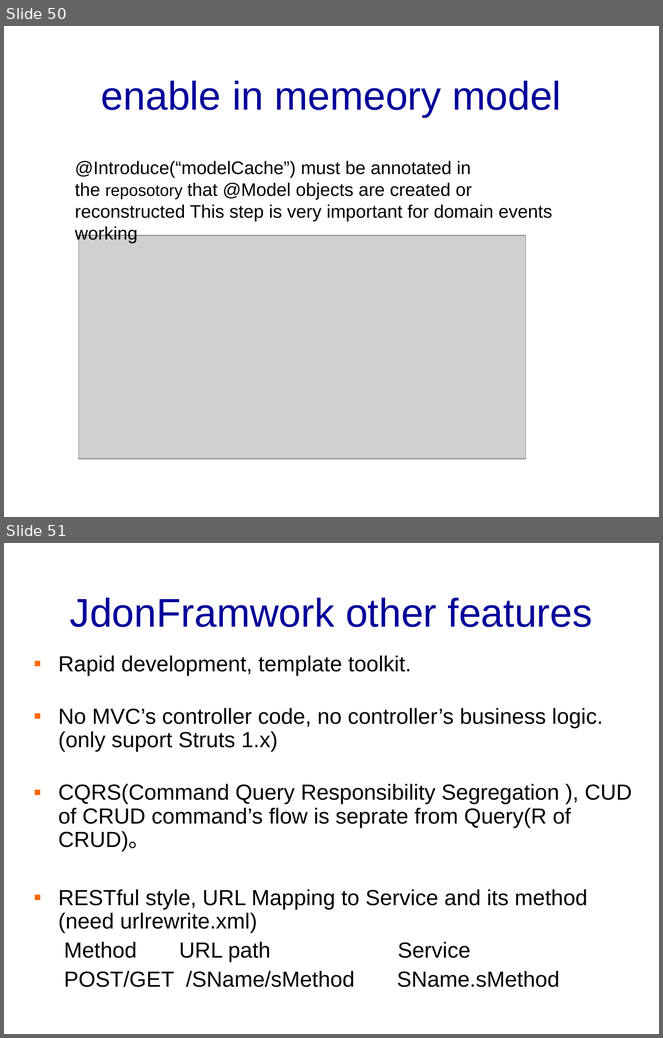
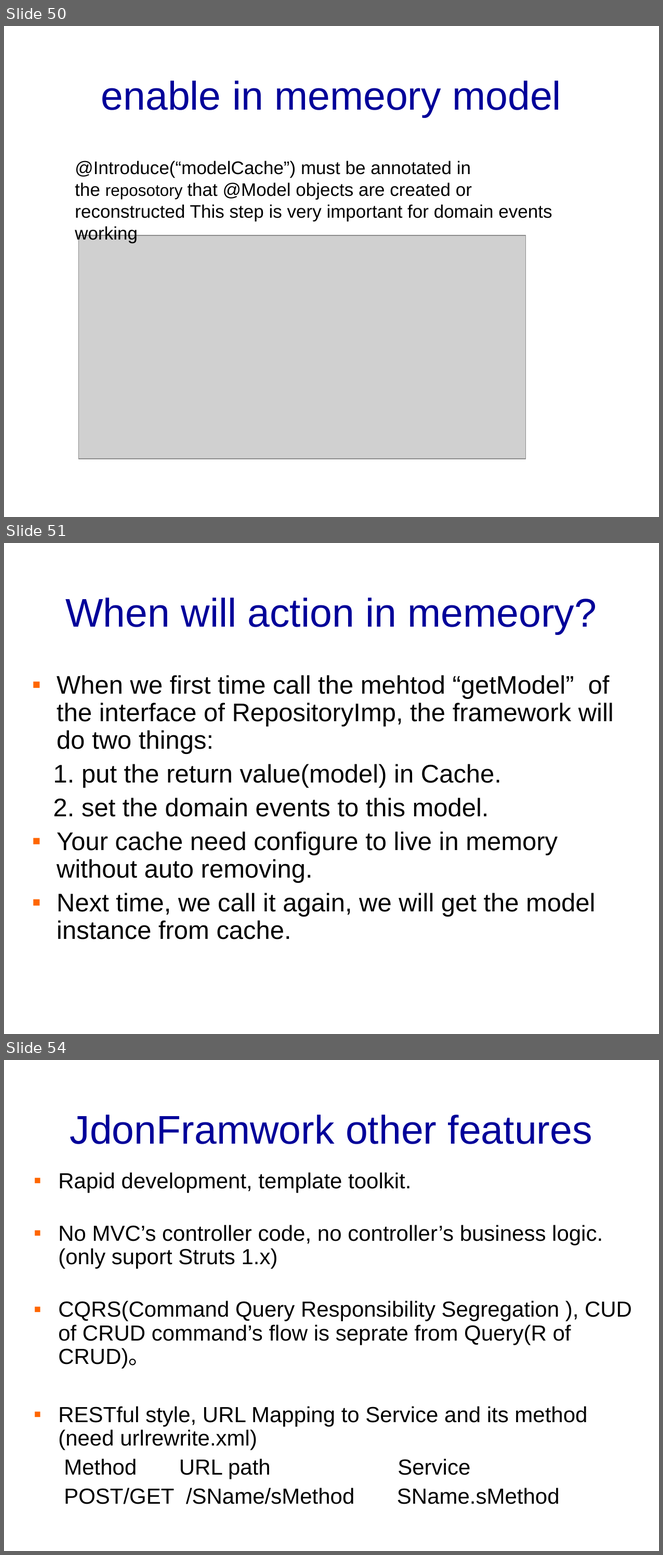
Before and after one commit to banq/jdonframework, a slide deck: doc/english/JdonFramework.ppt. Shown one above the other, each under a label of ours: slides 50 and 51 before the commit, slides 50, 51 and 54 after it; the slides between them are not shown. The pictures are 663x1038 and 663x1555 pixels, drawn with LibreOffice and Linux fonts; fonts in the diff are those of the drawing; grey boxes stand for pictures; background and template pictures are left out. Boxes give left, top, right and bottom in pixels: in the first picture for what was removed or moved away, otherwise in the second. Text is boxed around its words. In the diff, an @@ line names an element or a change of style, - is before the commit and + after.

```diff
--- a/doc/english/JdonFramework.ppt
+++ b/doc/english/JdonFramework.ppt
@@ slide 51 added at <box>4,543,659,1034</box>, background picture (left out) @@
@@ title added at <box>65,598,597,635</box>, 44 pt, text #000099 @@
+When will action in memeory?
@@ text added at <box>53,675,614,940</box>, 28 pt, text #000000 @@
+▪ When we first time call the mehtod “getModel” of the interface of RepositoryImp, the framework will do two things:
+1. put the return value(model) in Cache.
+2. set the domain events to this model.
+▪ Your cache need configure to live in memory without auto removing.
+▪ Next time, we call it again, we will get the model instance from cache.
@@ what was slide 51 is now slide 54 @@
```
Also in this commit, not shown: 1 slide changed, 2 other slides added, 27 other files.
